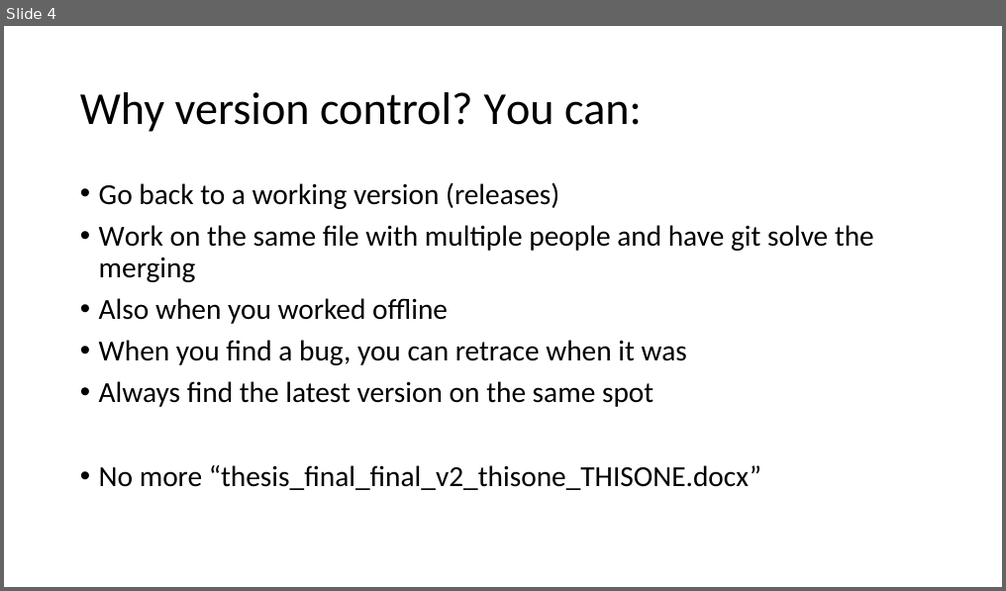
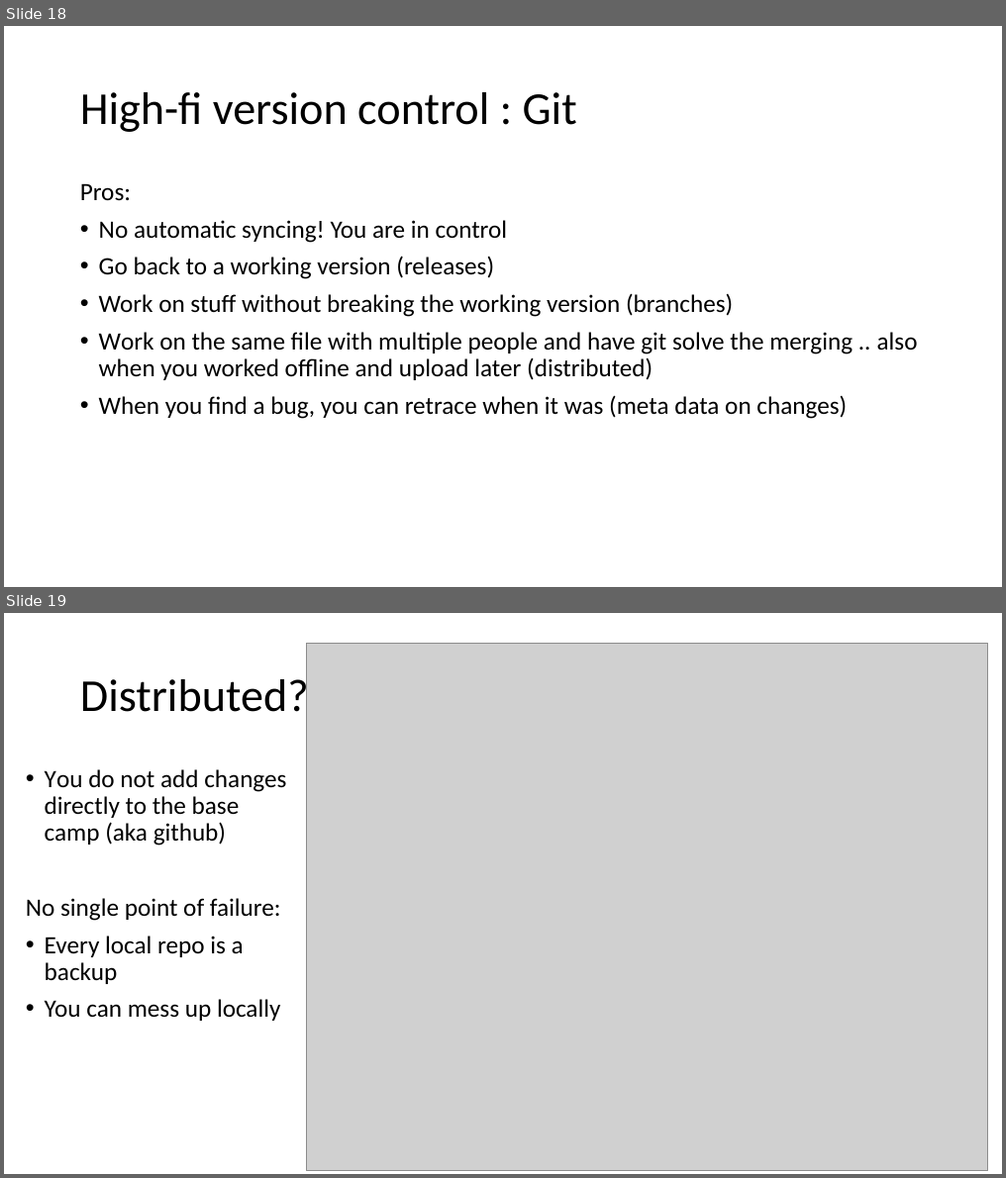
Before and after one commit to VHP4Safety/github_intro_training, a slide deck: powerpoints/github_part1.pptx. Shown one above the other, each under a label of ours: slide 4 before the commit, slides 18 and 19 after it. The pictures are 1006x591 and 1006x1178 pixels, drawn with LibreOffice and Linux fonts; fonts in the diff are those of the drawing; grey boxes stand for pictures. Boxes give left, top, right and bottom in pixels: in the first picture for what was removed or moved away, otherwise in the second. Text is boxed around its words. In the diff, an @@ line names an element or a change of style, - is before the commit and + after.

Commit message:
ppt intro version control

```diff
--- a/powerpoints/github_part1.pptx
+++ b/powerpoints/github_part1.pptx
@@ slide 19 added at <box>4,613,1002,1174</box>, background #FFFFFF @@
@@ picture added at <box>307,643,988,1171</box> @@
@@ title added at <box>80,673,309,723</box>, 44 pt, text #000000 @@
+Distributed?
@@ text added at <box>26,769,286,1021</box>, 24 pt, text #000000 @@
+• You do not add changes directly to the base camp (aka github)
+No single point of failure:
+• Every local repo is a backup
+• You can mess up locally
@@ what was slide 4 is now slide 18 @@
@@ slide 18 changed as well @@
@@ title at <box>80,92,577,132</box>: text changed @@
-Why version control? You can:
+High-fi version control : Git
@@ text at <box>80,183,508,243</box>: paragraphs added @@
+Pros:
+• No automatic syncing! You are in control
@@ text at <box>99,256,494,279</box>: size 28 to 24 pt in "Go back to a working version (releases)" @@
@@ text at <box>99,293,918,419</box>: text changed; size 28 to 24 pt @@
-• Work on the same file with multiple people and have git solve the merging
-• Also when you worked offline
-• When you find a bug, you can retrace when it was
-• Always find the latest version on the same spot
-• No more “thesis_final_final_v2_thisone_THISONE.docx”
+• Work on stuff without breaking the working version (branches)
+• Work on the same file with multiple people and have git solve the merging .. also when you worked offline and upload later (distributed)
+• When you find a bug, you can retrace when it was (meta data on changes)
```
Also in this commit, not shown: 4 other slides changed, 13 other slides added, 2 slides removed.
